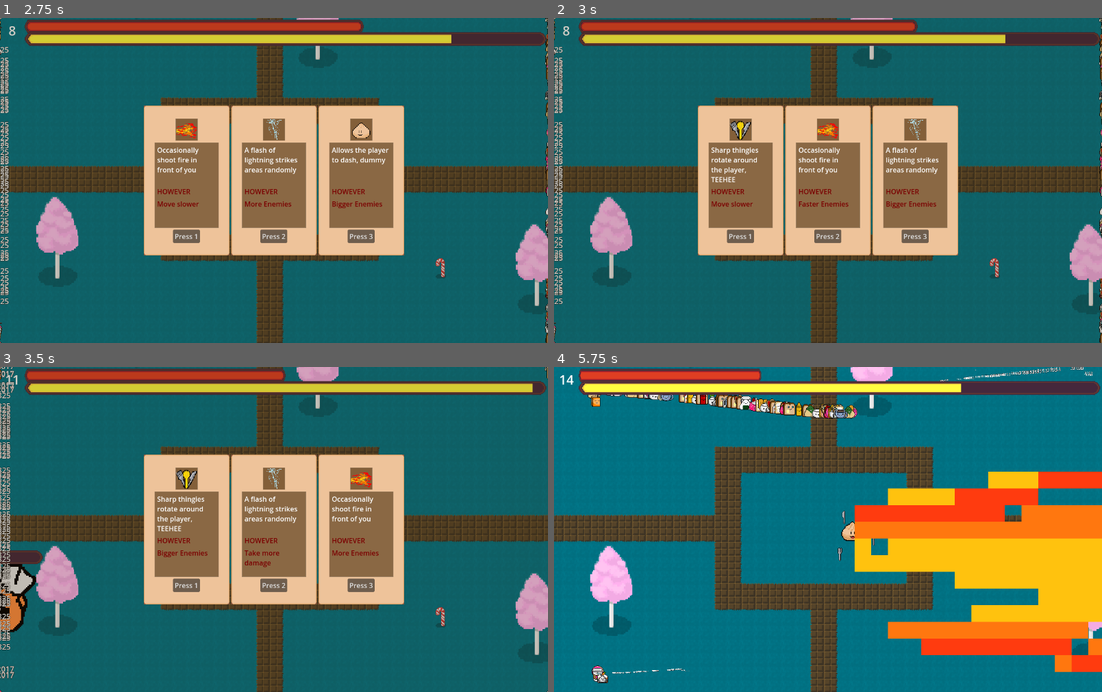
Above: before the commit, frames 1-4 (two rows, left to right).
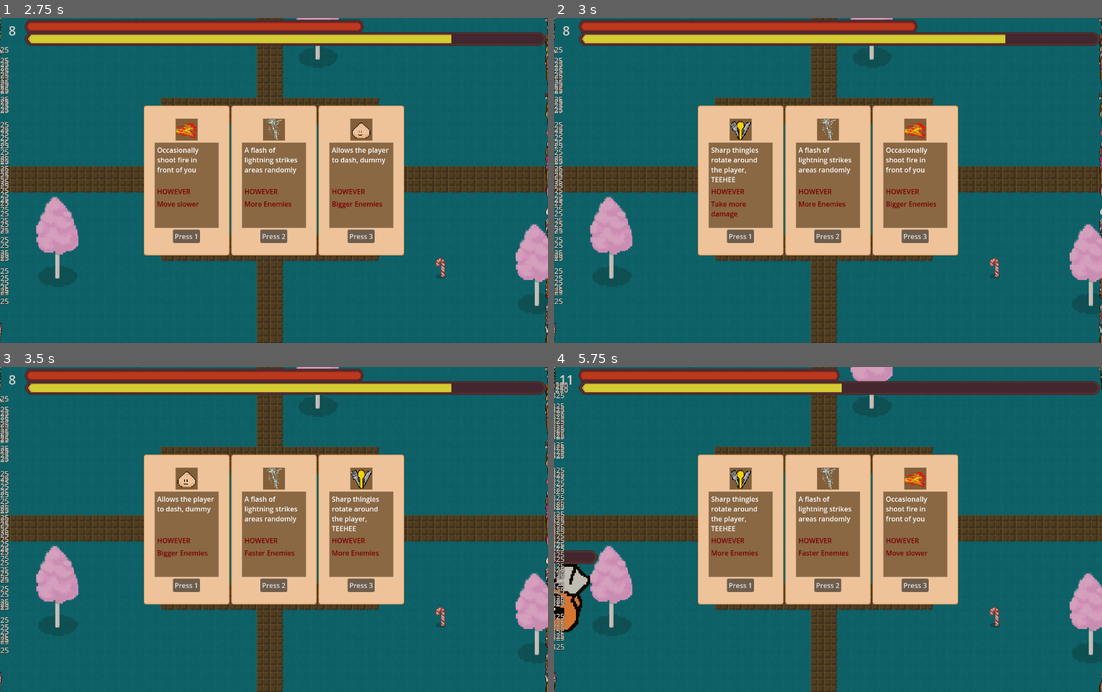
Above: after the commit, the same moments.

Repository: SteamedKoko/Gluttony
Game: Godot game, scene res://scenes/arena/arena.tscn
Same seed, same stepped clock (60 frames per second), same inputs: the game is played once before the commit and once after it.
Inputs:
- Up to frame 1 (2.75 s): click "Press 1" at 0.5 s; click "Press 2" at 1.25 s; click "Press 3" at 2 s
- Up to frame 2 (3 s): tap Enter at 2.75 s; hold F (right) from 2.78 s (still down); tap 1 at 2.85 s
- Up to frame 3 (3.5 s): keep holding F (right); tap 2 at 3.05 s
- Up to frame 4 (5.75 s): release F (right) at 3.53 s; hold Down (down) 3.53-4.28 s; tap 2 at 3.6, 5.3 s; tap 3 at 3.8, 4.35 s; hold F (right) 4.28-5.03 s; tap 1 at 4.55 s; hold Up (up) from 5.03 s (still down); tap J (dash) at 5.1 s

Frame 1 is identical in both runs. In frame 2, 1.0% of the frame differs, in the area x 28-71%, y 31-62%; in frame 3, 4.7%; in frame 4, 91%, in the area x 0-100%, y 0-100%.

Commit message:
fix levelup menu

Diff:
--- a/globals/game_manager.gd
+++ b/globals/game_manager.gd
@@ -66,10 +66,12 @@
 	unpause()
 
 func pause():
+	print('pause triggered')
 	get_tree().paused = true
 	active_pauses += 1
 
 func unpause():
+	print('unpause triggered')
 	active_pauses = max(0, active_pauses-1)
 	if active_pauses == 0:
 		get_tree().paused = false
--- a/project.godot
+++ b/project.godot
@@ -66,6 +66,21 @@
 "events": [Object(InputEventKey,"resource_local_to_scene":false,"resource_name":"","device":-1,"window_id":0,"alt_press …(192 unchanged characters)…
 ]
 }
+1={
+"deadzone": 0.2,
+"events": [Object(InputEventKey,"resource_local_to_scene":false,"resource_name":"","device":-1,"window_id":0,"alt_pressed":false,"shift_pressed":false,"ctrl_pressed":false,"meta_pressed":false,"pressed":false,"keycode":0,"physical_keycode":49,"key_label":0,"unicode":49,"location":0,"echo":false,"script":null)
+]
+}
+2={
+"deadzone": 0.2,
+"events": [Object(InputEventKey,"resource_local_to_scene":false,"resource_name":"","device":-1,"window_id":0,"alt_pressed":false,"shift_pressed":false,"ctrl_pressed":false,"meta_pressed":false,"pressed":false,"keycode":0,"physical_keycode":50,"key_label":0,"unicode":50,"location":0,"echo":false,"script":null)
+]
+}
+3={
+"deadzone": 0.2,
+"events": [Object(InputEventKey,"resource_local_to_scene":false,"resource_name":"","device":-1,"window_id":0,"alt_pressed":false,"shift_pressed":false,"ctrl_pressed":false,"meta_pressed":false,"pressed":false,"keycode":0,"physical_keycode":51,"key_label":0,"unicode":51,"location":0,"echo":false,"script":null)
+]
+}
 
 [layer_names]
 
--- a/ui/level_up_menu/level_up_menu.gd
+++ b/ui/level_up_menu/level_up_menu.gd
@@ -18,6 +18,7 @@
 
 
 func finish_skill_choice(skill: SkillManager.skills, detriment: SkillManager.detriments) -> void:
+	print('finish skills')
 	print('active pauses ', GameManager.active_pauses)
 	print('levels ', levels_left)
 	self.visible = false
@@ -35,13 +36,14 @@
 	GameManager.unpause()
 
 func populate_random_skills():
+	print('populate skills')
 	var skills = GameManager.skill_manager.get_random_skills(skill_options_to_add)
 	var detriments = GameManager.skill_manager.get_random_detriments(skill_options_to_add)
 
 	var buttons = [
-			KEY_1,
-			KEY_2,
-			KEY_3
+			1,
+			2,
+			3
 		]
 
 	for skill in skills:
--- a/ui/level_up_menu/skill_option.gd
+++ b/ui/level_up_menu/skill_option.gd
@@ -13,7 +13,7 @@
 	%SkillSprite.texture = skill_info.get("icon")
 	%SkillDescription.text = skill_info.get("description")
 	%DetrimentDescription.text = detriment_info.get("name")
-	%TakeSkillButton.text = "Press " + str(button_number-48)
+	%TakeSkillButton.text = "Press " + str(button_number)
 	%TakeSkillButton.pressed.connect(pick_skill)
 
 
@@ -21,5 +21,5 @@
 	chose_skill.emit(skill, detriment)
 
 func _process(_delta: float) -> void:
-	if Input.is_key_pressed(button_number):
+	if Input.is_action_just_pressed(str(button_number)):
 		pick_skill()
